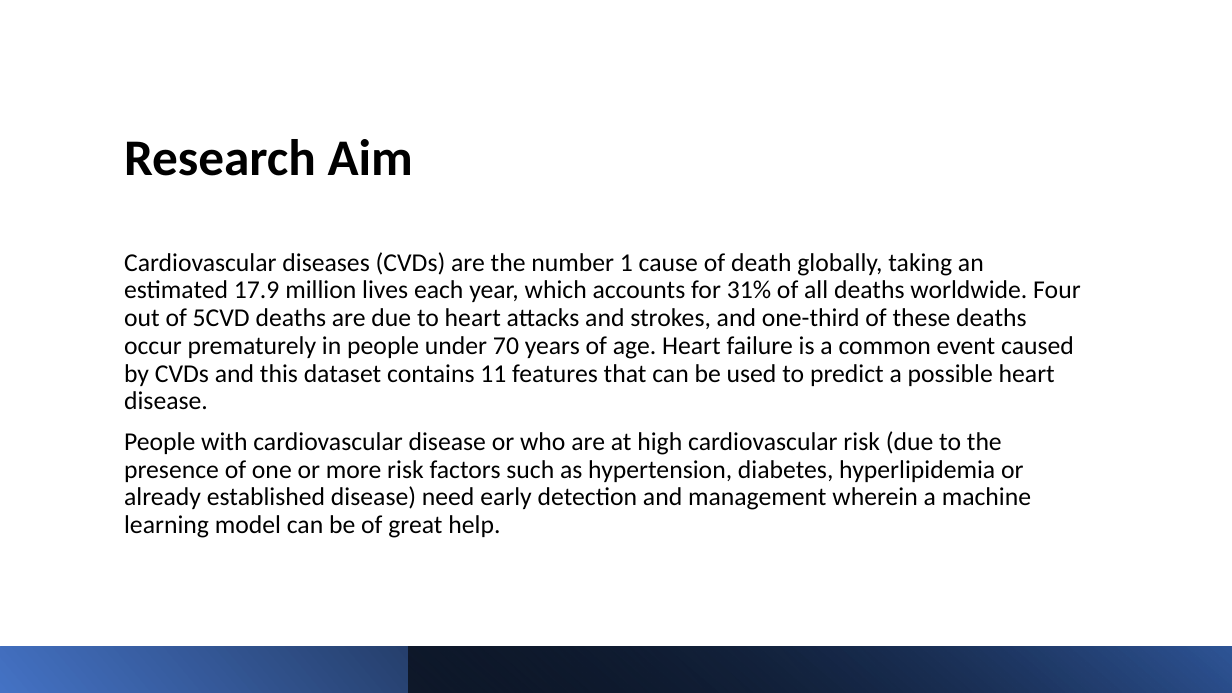
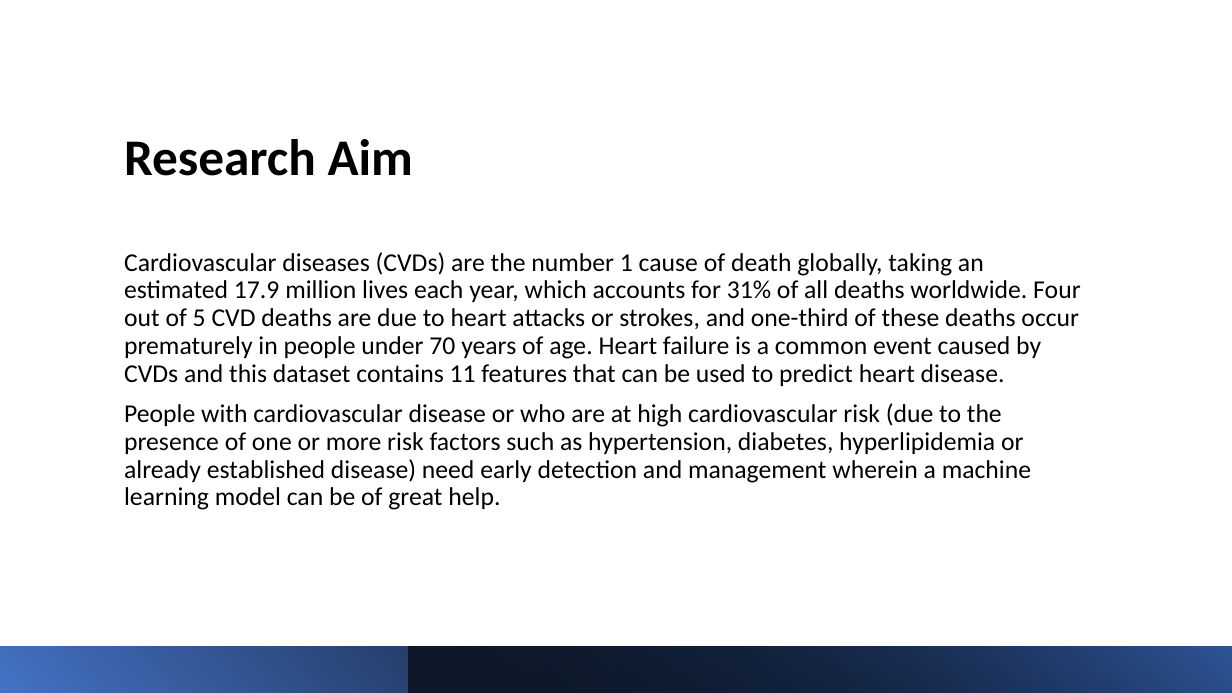
Before and after one commit to harshgit/cs613-final-project, a slide deck: slide 3 of presentation slides/CS613-FinalProject-Presentation.pptx. Drawn at 1232x693 pixels with LibreOffice and Linux fonts; fonts in the diff are those of the drawing. Boxes give left, top, right and bottom in pixels: in the first picture for what was removed or moved away, otherwise in the second. Text is boxed around its words. In the diff, an @@ line names an element or a change of style, - is before the commit and + after.

```diff
--- a/presentation slides/CS613-FinalProject-Presentation.pptx
+++ b/presentation slides/CS613-FinalProject-Presentation.pptx
@@ text at [124,252,1080,386]: text changed @@
-Cardiovascular diseases (CVDs) are the number 1 cause of death globally, taking an estimated 17.9 million lives each year, which accounts for 31% of all deaths worldwide. Four out of 5CVD deaths are due to heart attacks and strokes, and one-third of these deaths occur prematurely in people under 70 years of age. Heart failure is a common event caused by CVDs and this dataset contains 11 features that can be used to predict a possible heart disease.
+Cardiovascular diseases (CVDs) are the number 1 cause of death globally, taking an estimated 17.9 million lives each year, which accounts for 31% of all deaths worldwide. Four out of 5 CVD deaths are due to heart attacks or strokes, and one-third of these deaths occur prematurely in people under 70 years of age. Heart failure is a common event caused by CVDs and this dataset contains 11 features that can be used to predict heart disease.
```
Also in this commit, not shown: 1 other slide changed, 2 other files.
